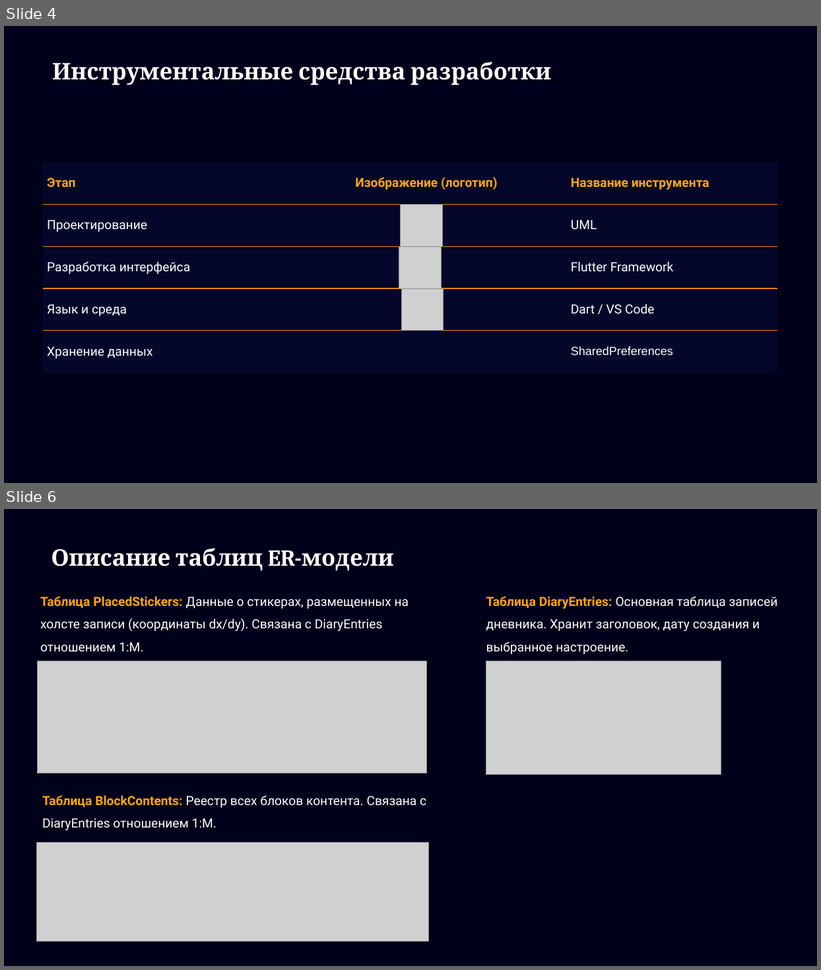
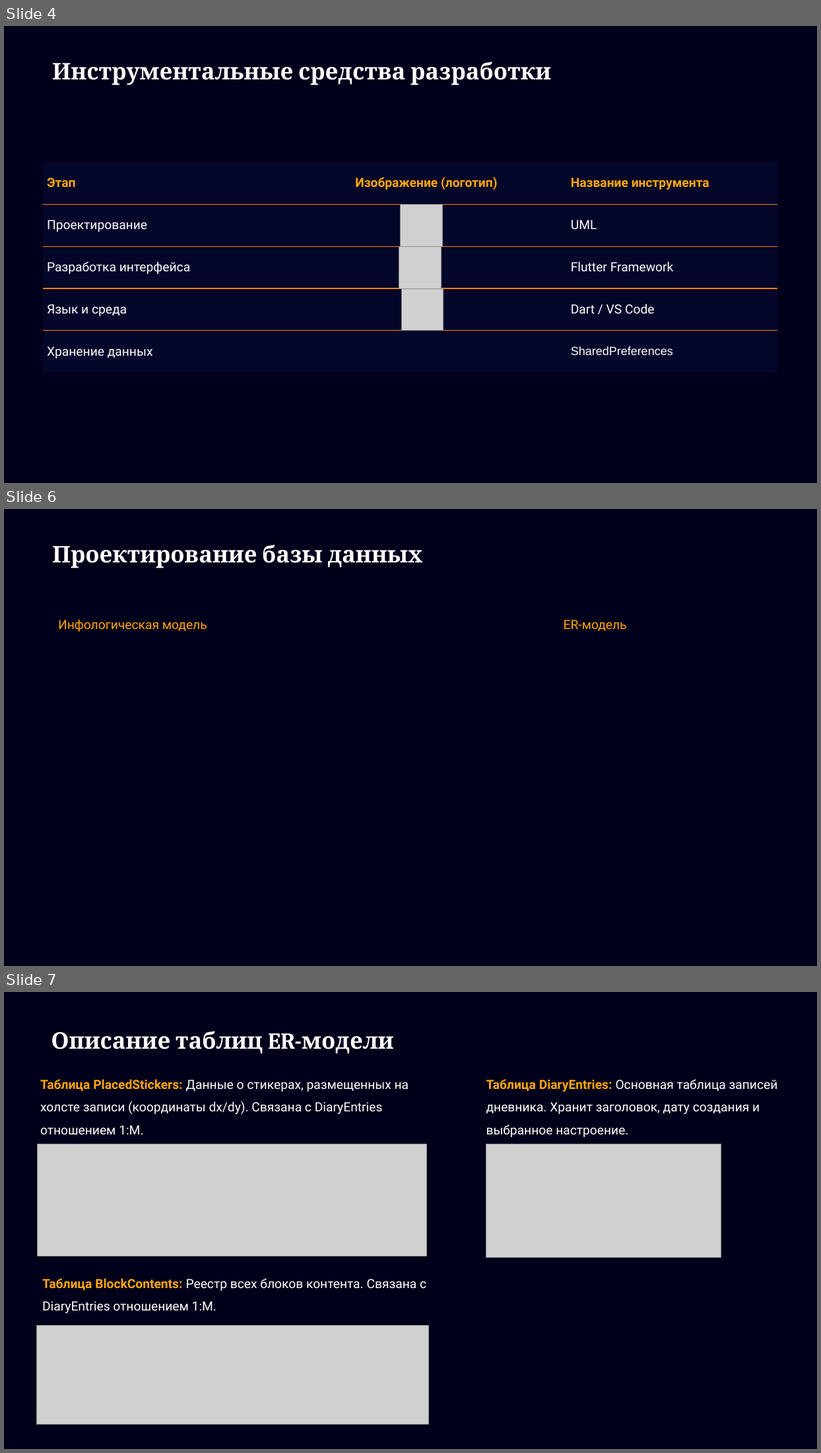
Before and after one commit to serusew/diary, a slide deck: документация/Презентация My Diary (не доделана).pptx. Shown one above the other, each under a label of ours: slides 4 and 6 before the commit, slides 4, 6 and 7 after it; the slides between them are not shown. The pictures are 821x970 and 821x1453 pixels, drawn with LibreOffice and Linux fonts; fonts in the diff are those of the drawing; grey boxes stand for pictures. Boxes give left, top, right and bottom in pixels: in the first picture for what was removed or moved away, otherwise in the second. Text is boxed around its words. In the diff, an @@ line names an element or a change of style, - is before the commit and + after.

```diff
--- a/документация/Презентация My Diary (не доделана).pptx
+++ b/документация/Презентация My Diary (не доделана).pptx
@@ slide 6 added at box(4, 509, 817, 966), background #00001A @@
@@ text added at box(52, 545, 423, 568), 27 pt, text #FFFFFF, bold @@
+Проектирование базы данных
@@ text added at box(58, 619, 627, 632), 15 pt, text #FFA709 @@
+Инфологическая модель ER-модель
@@ what was slide 6 is now slide 7 @@
```
Also in this commit, not shown: 1 other slide added, 1 slide removed.
